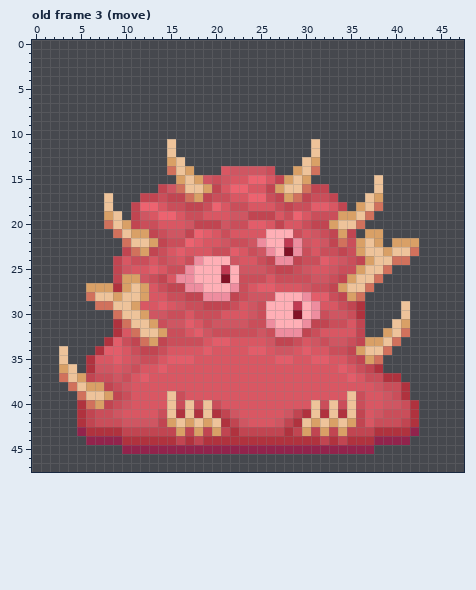
Pixel-art file, stored at assets/enemies/Gorebite.aseprite. Above, as it was before the edit.
48x48 pixels, 4 frames. Shown: old frame 3 (move). The commit also changed other frames, which this record leaves out.
New version:
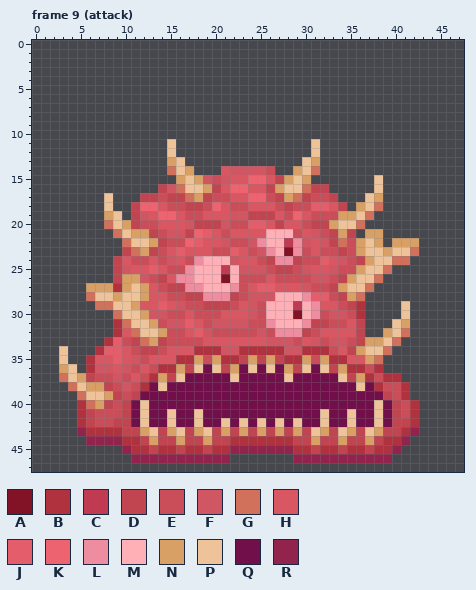
Palette (. is transparent): A #821226  B #b0323e  C #c03a52  D #c14551  E #ca4e5a  F #cf5662  G #d1715c  H #d95763  J #e35d6a  K #ed6370  L #ee8d9f  M #ffafb6  N #d9a066  P #eec39a  Q #710f4a  R #92234c
A new or re-ordered frame is compared with the old frame closest to it.
Change:
frames 4 -> 12
Changed rows in their new state; - is an unchanged pixel.
Frame 9 (attack) is new; against old frame 3 (move), layer "mouth":
first column x 9:
33 -----------HH-----FF------------
34 ---------BBBFFBBBBB-FBBB-H------
35 ----H-HBBNENBBDNDNDBBNENBBHH----
36 ----EBBNDPQPDNQPQPQNDPQPDNBBE---
37 ---EBNDPQQQQQPQQQQQPQQQQQPDNB---
38 --EBQPQQQQQQQQQQQQQQQQQQQQQPQB--
39 --DQQQQQQQQQQQQQQQQQQQQQQQQQQQD-
40 -DQPQQQQQQQQQQQQQQQQQQQQQQQQQPQD
41 EDQPQQ-QQPQQQQQQQQQQQQQPQQ-QQPQD
42 DDQPQQPQQ-QQPQPQPQPQPQQ-QQPQQPQD
43 ---NP-NP--PDNDN-N-NDNDP--PN-PNDD
44 ---DNDDND-NDD-------DDN-DNDDNDBB
45 --BBDBBDBBDBB-------BBDBBDBBDBBR
46 --RRRRRRRRRRR-------RRRRRRRRRRR-
